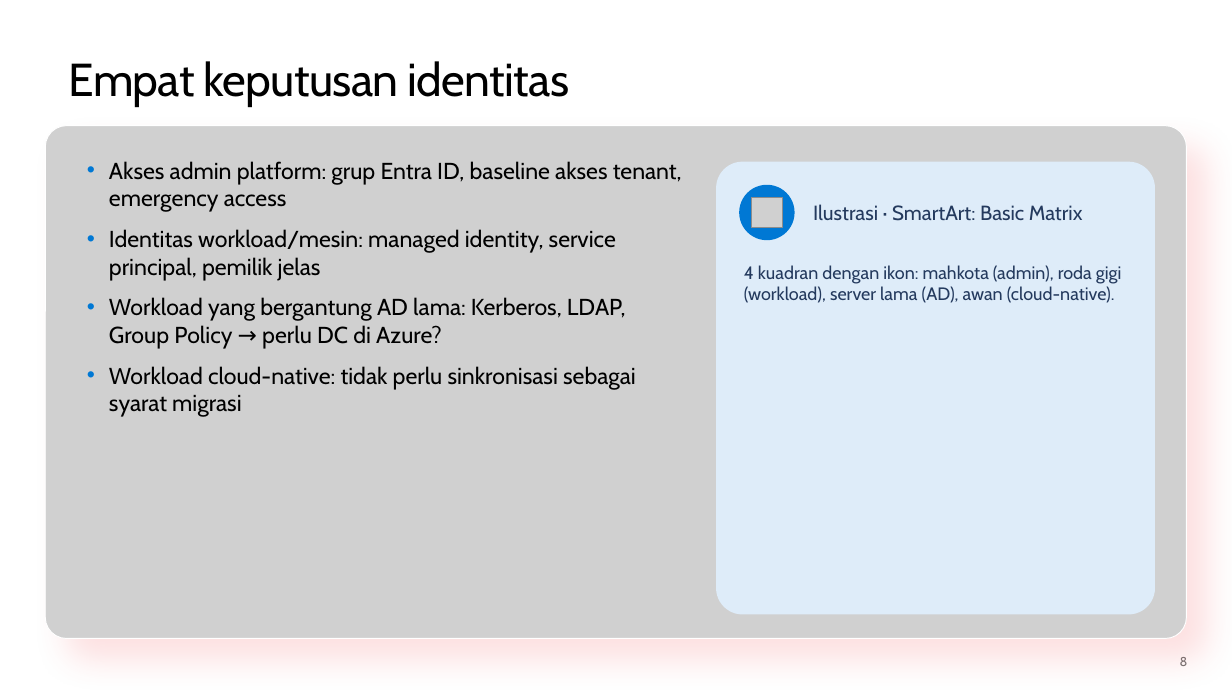
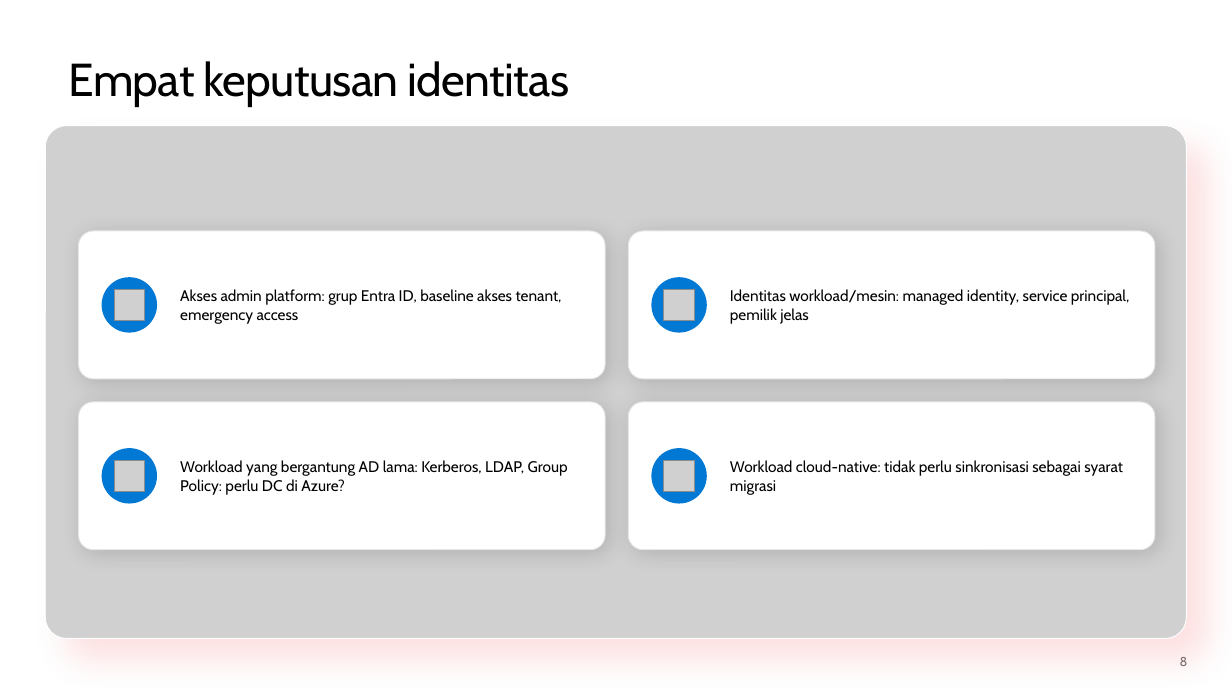
Before and after one commit to medisa-aris/azure-landing-zone-training, a slide deck: slide 8 of slides/pptx/slide_day03_identity-and-network.pptx. Drawn at 1232x693 pixels with LibreOffice and Linux fonts; fonts in the diff are those of the drawing; grey boxes stand for pictures; background and template pictures are left out. Boxes give left, top, right and bottom in pixels: in the first picture for what was removed or moved away, otherwise in the second. Text is boxed around its words. In the diff, an @@ line names an element or a change of style, - is before the commit and + after.

```diff
--- a/slides/pptx/slide_day03_identity-and-network.pptx
+++ b/slides/pptx/slide_day03_identity-and-network.pptx
@@ text removed at [109,161,682,417] @@
-• Akses admin platform: grup Entra ID, baseline akses tenant, emergency access
-• Identitas workload/mesin: managed identity, service principal, pemilik jelas
-• Workload yang bergantung AD lama: Kerberos, LDAP, Group Policy → perlu DC di Azure?
-• Workload cloud-native: tidak perlu sinkronisasi sebagai syarat migrasi
@@ rounded rectangle removed at [716,162,1155,615] @@
@@ picture removed at [751,197,782,227] @@
@@ text removed at [813,204,1083,221] @@
-Ilustrasi · SmartArt: Basic Matrix
@@ rounded rectangle added at [79,231,605,379], fill #FFFFFF, outline #E6E6E6 0.75 pt @@
@@ rounded rectangle added at [628,231,1155,379], fill #FFFFFF, outline #E6E6E6 0.75 pt @@
@@ text removed at [744,265,1122,303] @@
-4 kuadran dengan ikon: mahkota (admin), roda gigi (workload), server lama (AD), awan (cloud-native).
@@ ellipse added at [102,277,157,333], fill #0078D4 @@
@@ picture added at [115,289,145,320] @@
@@ text added at [180,289,562,324], 12 pt, text #000000 @@
+Akses admin platform: grup Entra ID, baseline akses tenant, emergency access
@@ ellipse: place and size @@
-ellipse at [739,185,795,240]
+ellipse at [652,277,707,333]
@@ picture added at [664,289,694,320] @@
@@ text added at [730,289,1130,324], 12 pt, text #000000 @@
+Identitas workload/mesin: managed identity, service principal, pemilik jelas
@@ rounded rectangle added at [79,402,605,550], fill #FFFFFF, outline #E6E6E6 0.75 pt @@
@@ rounded rectangle added at [628,402,1155,550], fill #FFFFFF, outline #E6E6E6 0.75 pt @@
@@ ellipse added at [102,448,157,504], fill #0078D4 @@
@@ ellipse added at [652,448,707,504], fill #0078D4 @@
@@ picture added at [115,460,145,491] @@
@@ text added at [180,460,568,495], 12 pt, text #000000 @@
+Workload yang bergantung AD lama: Kerberos, LDAP, Group Policy: perlu DC di Azure?
@@ picture added at [664,460,694,491] @@
@@ text added at [730,460,1123,495], 12 pt, text #000000 @@
+Workload cloud-native: tidak perlu sinkronisasi sebagai syarat migrasi
```
Also in this commit, not shown: 51 other slides changed, 7 other files.
